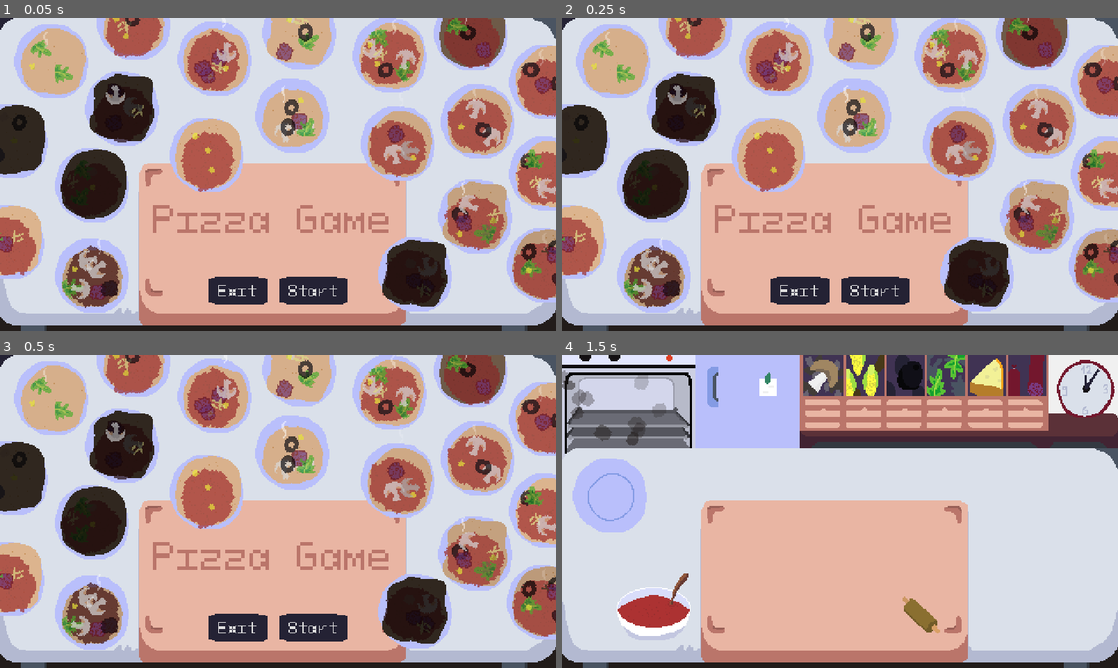
Above: before the commit, frames 1-4 (two rows, left to right).
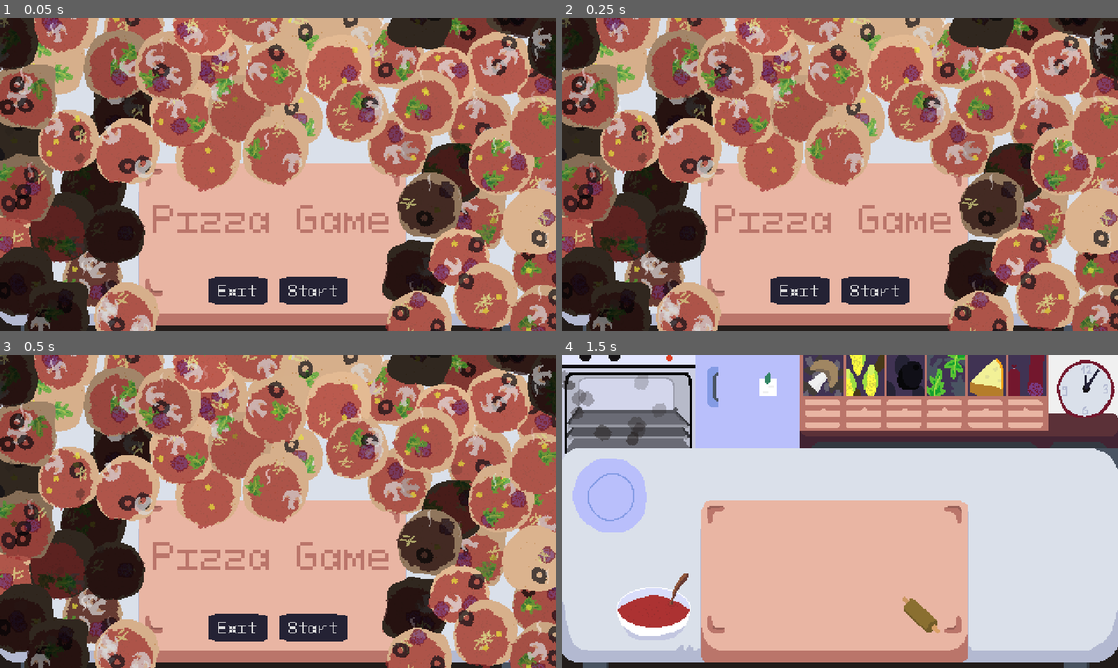
Above: after the commit, the same moments.

Repository: martindzejky/pizza-game
Game: Godot game, scene res://scenes/start.tscn
The game is run twice, just before and just after one commit, with the same random seed, the same clock (stepped at 60 frames per second) and the same inputs.
Inputs (mouse positions are in pixels of both pictures, inside the frame that each line leads up to):
- Up to frame 1 (0.05 s): no input
- Up to frame 2 (0.25 s): no input
- Up to frame 3 (0.5 s): no input
- Up to frame 4 (1.5 s): click "Start" at 0.5 s; tap Enter at 1.25 s; move the mouse to (628, 401) at 1.27 s; click (628, 401) at 1.42 s

The runs differ from the first frame. In frame 1, 54% of the frame differs, in the area x 0-100%, y 0-100%; in frame 2, 54%; in frame 3, 54%; in frame 4, nothing differs.

Commit message:
disable plates for generate pizza and put even more pizza into the menu

Diff:
--- a/objects/generated-pizza/generated-pizza.tscn
+++ b/objects/generated-pizza/generated-pizza.tscn
@@ -17,6 +17,7 @@
 ingredients = [ExtResource("3_6rlyl"), ExtResource("4_raust"), ExtResource("5_la1mu"), ExtResource("6_ofbou"), ExtResource("7_nyl5p"), ExtResource("8_cv7am")]
 
 [node name="plate" type="Sprite2D" parent="."]
+visible = false
 texture = ExtResource("9_ygcpl")
 
 [node name="dough" parent="." instance=ExtResource("9_xqjrq")]
--- a/scenes/start.tscn
+++ b/scenes/start.tscn
@@ -72,6 +72,117 @@
 
 [node name="generated-pizza20" parent="pizzas" instance=ExtResource("4_cooha")]
 position = Vector2(79, 222)
+
+[node name="generated-pizza21" parent="pizzas" instance=ExtResource("4_cooha")]
+position = Vector2(52, 181)
+
+[node name="generated-pizza22" parent="pizzas" instance=ExtResource("4_cooha")]
+position = Vector2(19, 147)
+
+[node name="generated-pizza23" parent="pizzas" instance=ExtResource("4_cooha")]
+position = Vector2(58, 103)
+
+[node name="generated-pizza24" parent="pizzas" instance=ExtResource("4_cooha")]
+position = Vector2(21, 68)
+
+[node name="generated-pizza25" parent="pizzas" instance=ExtResource("4_cooha")]
+position = Vector2(5, 15)
+
+[node name="generated-pizza26" parent="pizzas" instance=ExtResource("4_cooha")]
+position = Vector2(55, 1)
+
+[node name="generated-pizza27" parent="pizzas" instance=ExtResource("4_cooha")]
+position = Vector2(99, 41)
+
+[node name="generated-pizza28" parent="pizzas" instance=ExtResource("4_cooha")]
+position = Vector2(108, 114)
+
+[node name="generated-pizza29" parent="pizzas" instance=ExtResource("4_cooha")]
+position = Vector2(155, 82)
+
+[node name="generated-pizza30" parent="pizzas" instance=ExtResource("4_cooha")]
+position = Vector2(143, 42)
+
+[node name="generated-pizza31" parent="pizzas" instance=ExtResource("4_cooha")]
+position = Vector2(176, 4)
+
+[node name="generated-pizza32" parent="pizzas" instance=ExtResource("4_cooha")]
+position = Vector2(205, 77)
+
+[node name="generated-pizza33" parent="pizzas" instance=ExtResource("4_cooha")]
+position = Vector2(236, 114)
+
+[node name="generated-pizza34" parent="pizzas" instance=ExtResource("4_cooha")]
+position = Vector2(238, 46)
+
+[node name="generated-pizza35" parent="pizzas" instance=ExtResource("4_cooha")]
+position = Vector2(221, -4)
+
+[node name="generated-pizza36" parent="pizzas" instance=ExtResource("4_cooha")]
+position = Vector2(304, -1)
+
+[node name="generated-pizza37" parent="pizzas" instance=ExtResource("4_cooha")]
+position = Vector2(362, -1)
+
+[node name="generated-pizza38" parent="pizzas" instance=ExtResource("4_cooha")]
+position = Vector2(448, -12)
+
+[node name="generated-pizza39" parent="pizzas" instance=ExtResource("4_cooha")]
+position = Vector2(429, 38)
+
+[node name="generated-pizza40" parent="pizzas" instance=ExtResource("4_cooha")]
+position = Vector2(382, 49)
+
+[node name="generated-pizza41" parent="pizzas" instance=ExtResource("4_cooha")]
+position = Vector2(290, 45)
+
+[node name="generated-pizza42" parent="pizzas" instance=ExtResource("4_cooha")]
+position = Vector2(307, 78)
+
+[node name="generated-pizza43" parent="pizzas" instance=ExtResource("4_cooha")]
+position = Vector2(366, 73)
+
+[node name="generated-pizza44" parent="pizzas" instance=ExtResource("4_cooha")]
+position = Vector2(389, 132)
+
+[node name="generated-pizza45" parent="pizzas" instance=ExtResource("4_cooha")]
+position = Vector2(369, 161)
+
+[node name="generated-pizza46" parent="pizzas" instance=ExtResource("4_cooha")]
+position = Vector2(396, 204)
+
+[node name="generated-pizza47" parent="pizzas" instance=ExtResource("4_cooha")]
+position = Vector2(417, 239)
+
+[node name="generated-pizza48" parent="pizzas" instance=ExtResource("4_cooha")]
+position = Vector2(459, 175)
+
+[node name="generated-pizza49" parent="pizzas" instance=ExtResource("4_cooha")]
+position = Vector2(431, 124)
+
+[node name="generated-pizza50" parent="pizzas" instance=ExtResource("4_cooha")]
+position = Vector2(464, 91)
+
+[node name="generated-pizza51" parent="pizzas" instance=ExtResource("4_cooha")]
+position = Vector2(98, 184)
+
+[node name="generated-pizza52" parent="pizzas" instance=ExtResource("4_cooha")]
+position = Vector2(16, 228)
+
+[node name="generated-pizza53" parent="pizzas" instance=ExtResource("4_cooha")]
+position = Vector2(49, 256)
+
+[node name="generated-pizza54" parent="pizzas" instance=ExtResource("4_cooha")]
+position = Vector2(107, 256)
+
+[node name="generated-pizza55" parent="pizzas" instance=ExtResource("4_cooha")]
+position = Vector2(361, 261)
+
+[node name="generated-pizza56" parent="pizzas" instance=ExtResource("4_cooha")]
+position = Vector2(466, 258)
+
+[node name="generated-pizza57" parent="pizzas" instance=ExtResource("4_cooha")]
+position = Vector2(482, 24)
 
 [node name="ui" type="Control" parent="."]
 layout_mode = 3
@@ -82,6 +193,7 @@
 grow_vertical = 2
 
 [node name="titleContainer" type="CenterContainer" parent="ui"]
+layout_mode = 1
 anchors_preset = 7
 anchor_left = 0.5
 anchor_top = 1.0
@@ -95,6 +207,7 @@
 grow_vertical = 0
 
 [node name="title" type="Label" parent="ui/titleContainer"]
+layout_mode = 2
 offset_left = 9.0
 offset_top = 26.0
 offset_right = 219.0
@@ -107,6 +220,7 @@
 vertical_alignment = 1
 
 [node name="btns" type="HBoxContainer" parent="ui"]
+layout_mode = 1
 anchors_preset = 7
 anchor_left = 0.5
 anchor_top = 1.0
@@ -123,6 +237,7 @@
 alignment = 1
 
 [node name="exit" type="Button" parent="ui/btns"]
+layout_mode = 2
 offset_right = 52.0
 offset_bottom = 24.0
 grow_horizontal = 2
@@ -131,6 +246,7 @@
 script = ExtResource("2_0d7lr")
 
 [node name="start" type="Button" parent="ui/btns"]
+layout_mode = 2
 offset_left = 62.0
 offset_right = 123.0
 offset_bottom = 24.0
